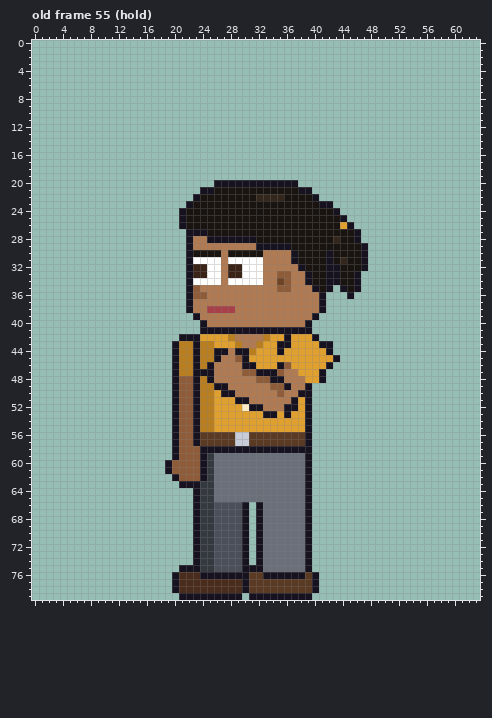
Two versions of one pixel-art file, sprites/clients/client_foreman_a_left_anim.aseprite. Above: the version before the commit.
64x80 pixels, 123 frames. Colours within 5 levels of each other are drawn and written as one. Shown: old frame 55 (hold). The commit also changed other frames, which this record leaves out.
The same view after the edit:
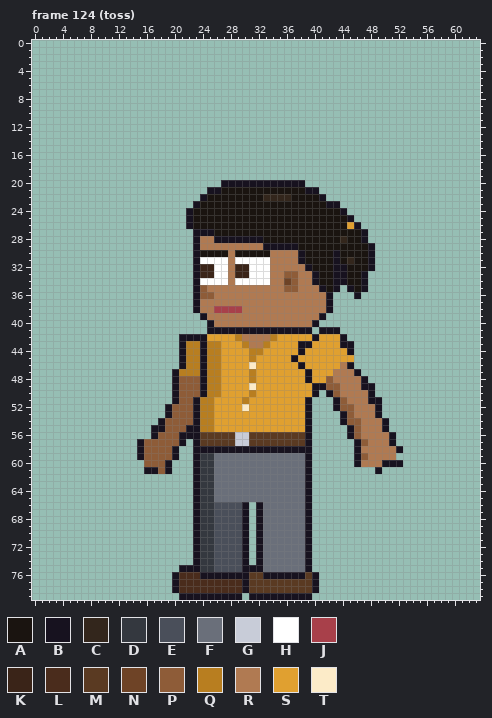
Palette (. is transparent): A #1a1410  B #17121f  C #33261c  D #34383f  E #4a4f5a  F #6a6f7a  G #c8ccd8  H #ffffff  J #a8404a  K #3a2418  L #4a2c1c  M #5a3a22  N #6e4326  P #8e5c38  Q #b87e20  R #b07a52  S #e0a030  T #fcebc8
A new or re-ordered frame is compared with the old frame closest to it.
Diff:
frames 123 -> 129
--- frame 124 (toss) is new; against old frame 55 (hold)
@@ x 13..54 @@
 19 ..........................................
-20 .............BBBBBBBBBBBB.................
-21 ...........BBAAAAAAAAAAAABB...............
-22 ..........BAAAAAAAACCCCAAAAB..............
-23 .........BAAAAAAAAAAAAAAAAAABB............
-24 ........BAAAAAAAAAAAAAAAAAAAAAB...........
-25 ........BAAAAAAAAAAAAAAAAAAAAAAB..........
-26 ........BAAAAAAAAAAAAAAAAAAAAAASB.........
-27 .........BBBAAAAAAAAAAAAAAAAAAAAAB........
-28 .........BRRBBBBBBBAAAAAAAAAAACAAB........
-29 .........BRRRRRRRRRBBBBBAAAAAAAAAAB.......
-30 .........BAAAARAAAAARRRRBAAAABAAAAB.......
-31 .........BHHHHRHHHHHRRRRBAAAABACAAB.......
-32 .........BKKHHRKKHHHRRRRRBAAABBAAAB.......
-33 .........BKKHHRKKHHHRRPPRRBAABBAAB........
-34 .........BHHHHRHHHHHRRNPRRBAABBAAB........
-35 .........BPRRRRRRRRRRRPPRRRBAB.BAB........
-36 .........BPPRRRRRRRRRRRRRRRRB...B.........
-37 .........BRRRRRRRRRRRRRRRRRRB.............
-38 .........BRRJJJJRRRRRRRRRRRRB.............
-39 ..........BRRRRRRRRRRRRRRRRB..............
-40 ...........BRRRRRRRRRRRRRRB...............
-41 ...........BBBBBBBBBBBBBBBB...............
-42 ........BBBSSSSQRRRRQSSBSSSB..............
-43 .......BQQBQQSSSQRRQSSBBSSSSBB............
-44 .......BQQBQQBBRBBQSSSBSSSSSSB............
-45 .......BQQBQQBRRPBSSSSSSSSSSSSB...........
-46 .......BQQBQBRRRRBBSSSBPSSSSSB............
-47 .......BQQBBBRRRRPPBBBPRRSSSB.............
-48 .......BPPBQBRRRRRRPPBBRRRSSB.............
-49 .......BPPBQQBBRRRRRRPPBRRB...............
-50 .......BPPBQQSBBRRRRRRPRRBB...............
-51 .......BPPBQQSSSBBRRRRRRBSB...............
-52 .......BPPBQQSSSSTBBRRRBBSB...............
-53 .......BPPBQQSSSSSSSBBSBSSB...............
-54 .......BPPBQQSSSSSSSSSSSSSB...............
-55 .......BPPBQQSSSSSSSSSSSSSB...............
-56 .......BPPBMMMMMGGMMMMMMMMB...............
-57 .......BPPBMMMMMGGMMMMMMMMB...............
-58 .......BPPPBBBBBBBBBBBBBBBB...............
-59 .......BPPPBDFFFFFFFFFFFFFB...............
-60 ......BPPPPBDFFFFFFFFFFFFFB...............
-61 ......BPPPPBDFFFFFFFFFFFFFB...............
-62 .......BPPPBDFFFFFFFFFFFFFB...............
-63 ........BBBDDFFFFFFFFFFFFFB...............
+20 ..............BBBBBBBBBBBB................
+21 ............BBAAAAAAAAAAAABB..............
+22 ...........BAAAAAAAACCCCAAAAB.............
+23 ..........BAAAAAAAAAAAAAAAAAABB...........
+24 .........BAAAAAAAAAAAAAAAAAAAAAB..........
+25 .........BAAAAAAAAAAAAAAAAAAAAAAB.........
+26 .........BAAAAAAAAAAAAAAAAAAAAAASB........
+27 ..........BBBAAAAAAAAAAAAAAAAAAAAAB.......
+28 ..........BRRBBBBBBBAAAAAAAAAAACAAB.......
+29 ..........BRRRRRRRRRBBBBBAAAAAAAAAAB......
+30 ..........BAAAARAAAAARRRRBAAAABAAAAB......
+31 ..........BHHHHRHHHHHRRRRBAAAABACAAB......
+32 ..........BKKHHRKKHHHRRRRRBAAABBAAAB......
+33 ..........BKKHHRKKHHHRRPPRRBAABBAAB.......
+34 ..........BHHHHRHHHHHRRNPRRBAABBAAB.......
+35 ..........BPRRRRRRRRRRRPPRRRBAB.BAB.......
+36 ..........BPPRRRRRRRRRRRRRRRRB...B........
+37 ..........BRRRRRRRRRRRRRRRRRRB............
+38 ..........BRRJJJJRRRRRRRRRRRRB............
+39 ...........BRRRRRRRRRRRRRRRRB.............
+40 ............BRRRRRRRRRRRRRRB..............
+41 ............BBBBBBBBBBBBBBB.BBB...........
+42 ........BBBBSSSSQRRRRQSSSSSBSSSB..........
+43 ........BQQBQQSSSQRRQSSSSBBSSSSBB.........
+44 ........BQQBQQSSSSQQSSSSSBSSSSSSB.........
+45 ........BQQBQQSSSSQSSSSSBSSSSSSSS.........
+46 ........BQQBQQSSSSTSSSSSSBSSSSSRB.........
+47 .......BQQQBQQSSSSQSSSSSSSBSSSRRRB........
+48 .......BPPPBQQSSSSQSSSSSSSBSSPRRRRB.......
+49 .......BPPPBQQSSSSTSSSSSSSSBBPPRRRBB......
+50 .......BPPPBQQSSSSQSSSSSSSSB.BPRRRRB......
+51 .......BPPBQQSSSSQSSSSSSSSB...BPRRRBB.....
+52 ......BPPPBQQSSSSTSSSSSSSSB...BPPRRRB.....
+53 ......BPPPBQQSSSSSSSSSSSSSB....BPRRRB.....
+54 .....BPPPPBQQSSSSSSSSSSSSSB....BPPRRRB....
+55 ....BBPPPBBQQSSSSSSSSSSSSSB.....BPRRRB....
+56 ....BPPPBBBMMMMMGGMMMMMMMMB.....BPRRRRB...
+57 ..BPPPPPB.BMMMMMGGMMMMMMMMB......BPRRRB...
+58 ..BPPPPB..BBBBBBBBBBBBBBBBB......BRRRRRB..
+59 ..BPPPPB..BDDFFFFFFFFFFFFFB......BPRRRR...
+60 ...PPPB...BDDFFFFFFFFFFFFFB......BRRRBBB..
+61 ...BBPB...BDDFFFFFFFFFFFFFB.........B.....
+62 ..........BDDFFFFFFFFFFFFFB...............
+63 ..........BDDFFFFFFFFFFFFFB...............
 64 ..........BDDFFFFFFFFFFFFFB...............
Pixel boxes of the changes (left, top, right, bottom) in both pictures:
changed: (137, 180, 403, 488)
